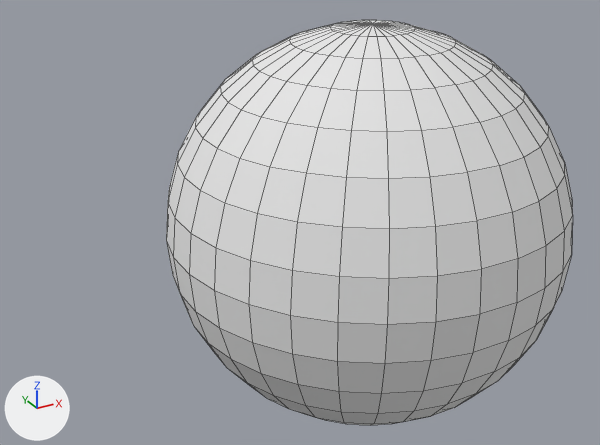
The OBJ model src/main/resources/assets/gensokyoontology/models/entity/sphere.obj, before and after one commit.
The view is the same before and after, from a camera (50 mm lens) standing at (-2.16, -3.23, 1.7) and looking at (-0.35, 0.05, 0.06). Every picture has the same lights, and +X, +Y and +Z are marked at lower left. Mesh edges are drawn as thin lines. Where no turn or scale is listed for an object, it has been applied to the vertices.

The scene before the commit, as lines of its bpy script (objects in view):
```python
me_sphere = bpy.data.meshes.new('sphere')
me_sphere.from_pydata(...)  # a UV sphere (32 segments, 16 rings, poles along z) spanning x -1.0..1.0, y -1.0..1.0, z -1.0..1.0
me_sphere.materials.append(mat_m_78acff7c_d348_3e8b_9565_636c71cc6163)  # white #e7e7e7
ob_sphere = bpy.data.objects.new('sphere', me_sphere)
ob_sphere.location = (0.0, 0.0, 0.0)
```
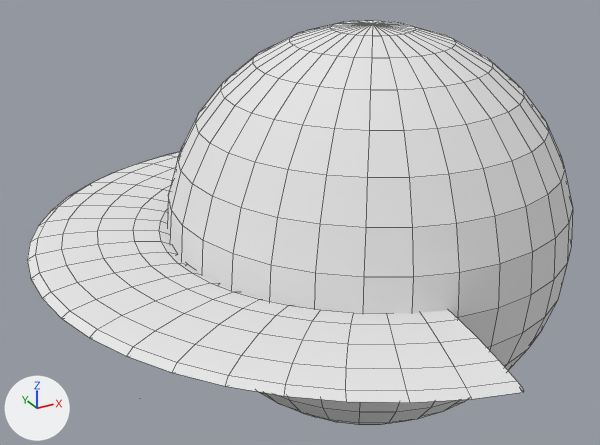
The change, as a diff of the scene's bpy script:
```diff
--- a/src/main/resources/assets/gensokyoontology/models/entity/sphere.obj.py
+++ b/src/main/resources/assets/gensokyoontology/models/entity/sphere.obj.py
@@ me_ring_001 @@
+me_ring_001.from_pydata(...)  # 283 vertices, 259 faces, 1 loose edge; spans x -1.64..-0.2, y -1.52..1.53, z -0.19..0.08
+me_ring_001.materials.append(mat_m_78acff7c_d348_3e8b_9565_636c71cc6163)  # white #e7e7e7
@@ ob_ring_001 @@
+ob_ring_001 = bpy.data.objects.new('ring.001', me_ring_001)
+ob_ring_001.location = (0.0, 0.0, 0.0)
```

Changed parts and their boxes (x1, y1, x2, y2) in the pictures (600 x 445 px):
'ring.001', added
    after: (27, 152, 523, 403)
